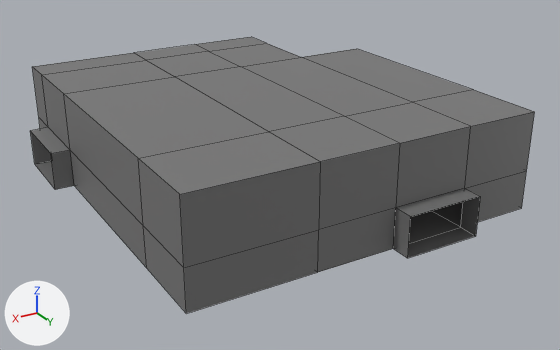
Renders of the FBX model Assets/Models/Rooms/Rooms_00_6.fbx from each side of a commit.
Rendered twice from a 50 mm camera at (8.9, 39.5, 16.6) aimed at (-10.1, 7.8, 0.7). The axes (+X, +Y, +Z) are drawn at lower left. The lights are the same throughout. Mesh edges are drawn as thin lines. Where no turn or scale is listed for an object, it has been applied to the vertices.

Names of what the first picture shows: 'Rooms_00_6 Walls'.
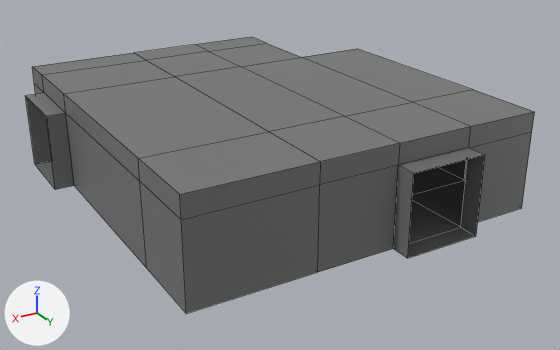
Where the newer file only moved an object's origin or applied its transform, the numbers keep the older frame.

The change in detail:
me_cube_003 has 70 vertices, 66 faces and spans x 36.0..55.0, y -4.0..17.0, z 0.0..5.0.
me_cube_003 is used by ob_rooms_00_6_walls; location (-55.0, 0.0, 0.0).
me_cube_003 part 1: all 20 vertices in x 36.0..55.0, y -4.0..17.0, z 2.0 are moved by (0.0, 0.0, 2.0).

Where the change shows, as pixel boxes [x1, y1, x2, y2] in the pictures (560 x 350 px; the box of a moved part takes in the faces that stretch with it):
'Rooms_00_6 Walls', reshaped
    before: [30, 37, 535, 313]
    after: [26, 37, 535, 313]
part 1 of me_cube_003, moved or reshaped
    before: [30, 67, 535, 313]
    after: [26, 67, 535, 313]
